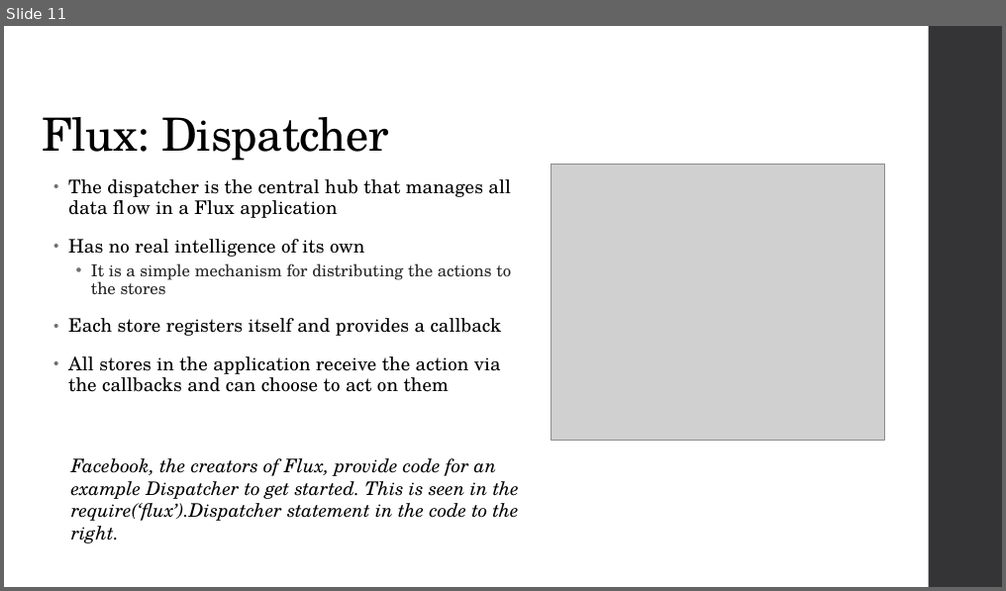
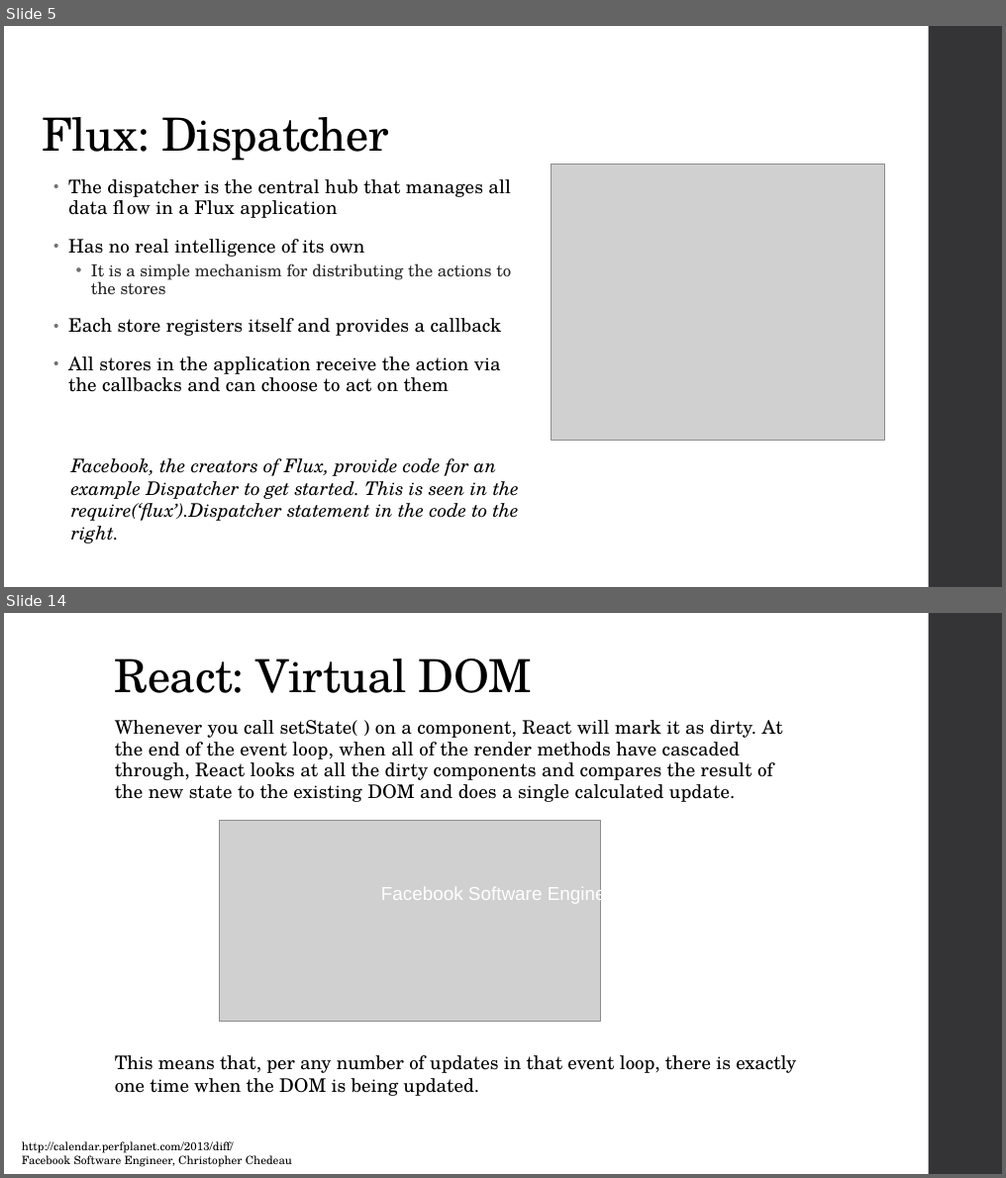
Before and after one commit to repkam09/react-flux-test, a slide deck: docs/Flux & React.pptx. Shown one above the other, each under a label of ours: slide 11 before the commit, slides 5 and 14 after it; the slides between them are not shown. The pictures are 1006x591 and 1006x1178 pixels, drawn with LibreOffice and Linux fonts; fonts in the diff are those of the drawing; grey boxes stand for pictures. Boxes give left, top, right and bottom in pixels: in the first picture for what was removed or moved away, otherwise in the second. Text is boxed around its words. In the diff, an @@ line names an element or a change of style, - is before the commit and + after.

Commit message:
Update powerpoint. Make demo show images instead of text

```diff
--- a/docs/Flux & React.pptx
+++ b/docs/Flux & React.pptx
@@ slide 14 added at <box>4,613,1002,1174</box>, background #FFFFFF; not listed: 1 template element that a slide beside it also shows @@
@@ title added at <box>115,659,532,693</box>, 44 pt, text #000000 @@
+React: Virtual DOM
@@ text added at <box>115,720,783,802</box>, 18 pt, text #000000 @@
+Whenever you call setState( ) on a component, React will mark it as dirty. At the end of the event loop, when all of the render methods have cascaded through, React looks at all the dirty components and compares the result of the new state to the existing DOM and does a single calculated update.
@@ picture added at <box>220,821,601,1022</box> @@
@@ text added at <box>381,886,623,905</box>, 18 pt, text #FFFFFF @@
+Facebook Software Engineer
@@ text added at <box>115,1056,796,1096</box>, 18 pt, text #000000 @@
+This means that, per any number of updates in that event loop, there is exactly one time when the DOM is being updated.
@@ text added at <box>22,1142,292,1167</box>, 11 pt, text #000000 @@
+http://calendar.perfplanet.com/2013/diff/
+Facebook Software Engineer, Christopher Chedeau
@@ what was slide 11 is now slide 5 @@
```
Also in this commit, not shown: 9 slides changed, 5 other slides added, 1 slide removed, 1 other file.
